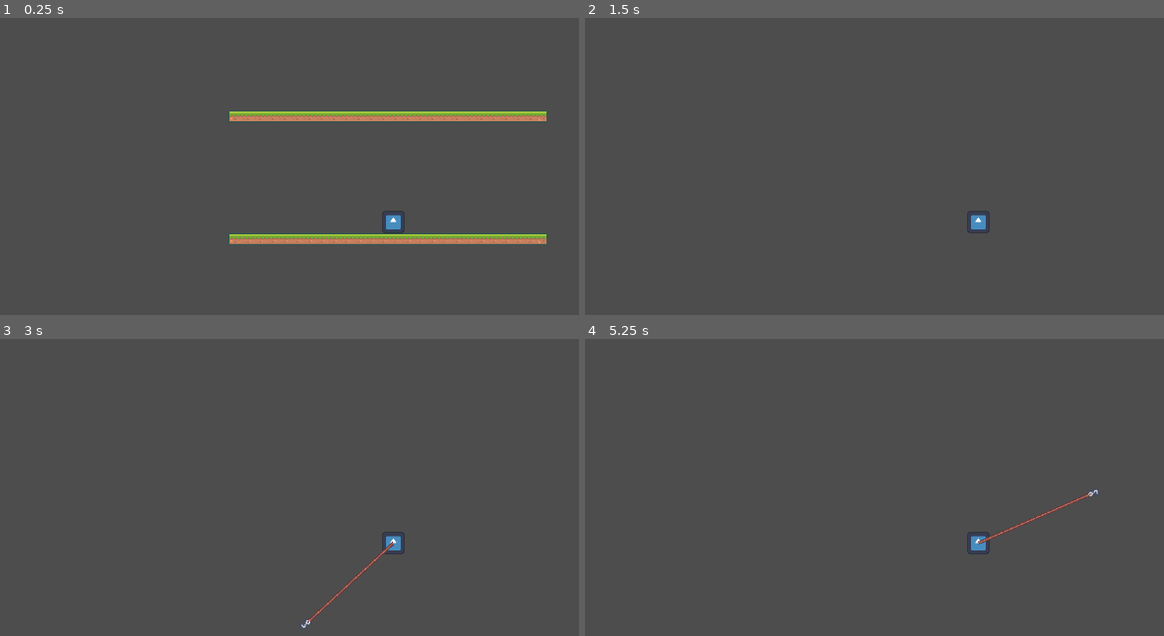
Above: before the commit, frames 1-4 (two rows, left to right).
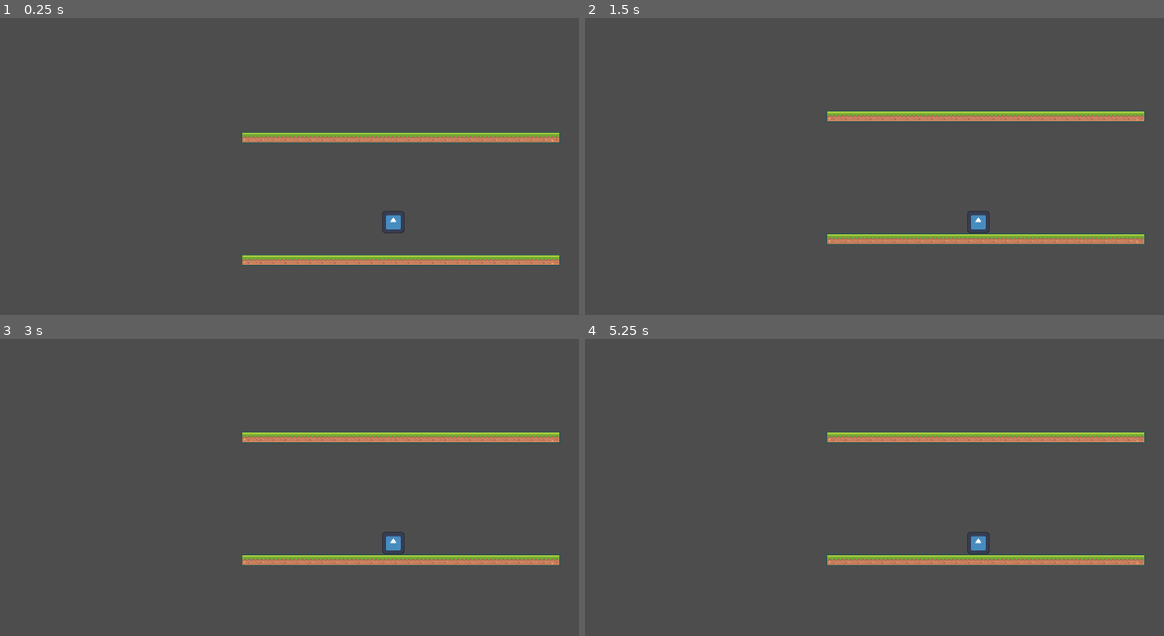
Above: after the commit, the same moments.

Repository: 10Zeeko/Grapls
Game: Godot game, scene res://Levels/level_test.tscn
Same seed, same stepped clock (60 frames per second), same inputs: the game is played once before the commit and once after it. The engine's default icon, where the game draws it, is replaced by a stand-in: a white triangle on a blue panel in a dark square.
Inputs (mouse positions are in pixels of both pictures, inside the frame that each line leads up to):
- Up to frame 1 (0.25 s): no input
- Up to frame 2 (1.5 s): move the mouse to (1152, 199) at 0.52 s; hold D (right) from 0.53 s (still down); tap Space (jump) at 0.6, 0.77, 1.07, 1.35 s; click (1152, 199) at 0.67 s; move the mouse to (822, 243) at 1.27 s
- Up to frame 3 (3 s): tap Space (jump) at 1.52, 1.82, 2.1, 2.75, 2.85 s; tap Enter at 2 s; move the mouse to (474, 445) at 2.02 s; release D (right) at 2.03 s; hold A (left) 2.03-2.78 s; move the mouse to (353, 630) at 2.77 s; hold D (right) from 2.78 s (still down); click (353, 630) at 2.92 s
- Up to frame 4 (5.25 s): tap Space (jump) at 3.02, 3.32, 3.6, 3.77, 4.07, 4.25, 4.35, 4.52, 4.82, 5.1 s; tap Enter at 3.5, 5 s; move the mouse to (outside the picture) at 3.52 s; move the mouse to (741, 475) at 4.27 s; release D (right) at 4.28 s; hold A (left) 4.28-5.03 s; move the mouse to (1019, 543) at 5.02 s; hold D (right) from 5.03 s (still down); click (1019, 543) at 5.17 s

The runs differ from the first frame. In frame 1, 8.6% of the frame differs, in the area x 39-97%, y 31-84%; in frame 2, 4.4%; in frame 3, 4.5%; in frame 4, 4.6%.
Error after the commit: Parse Error: Expected indented block after function declaration. (res://GameNodes/Player/player_controller.gd:57)

Commit message:
New player controller in progress

Diff:
--- /dev/null
+++ b/GameNodes/Player/player_controller.gd
@@ -0,0 +1,57 @@
+extends RigidBody2D
+
+enum State {
+	IDLE,
+	WALK,
+	JUMP,
+	GRAPLING
+}
+
+var current_state = State.IDLE
+
+# Player speed
+var speed = 200
+# Jump force
+var jump_force = 300
+
+func _physics_process(delta):
+	match current_state:
+		State.IDLE:
+			idle_state()
+		State.WALK:
+			walk_state()
+		State.JUMP:
+			jump_state()
+		State.GRAPLING:
+			grapling_state()
+
+func idle_state():
+	# Code for idle state
+	if Input.is_action_pressed('right') or Input.is_action_pressed('left'):
+		current_state = State.WALK
+	elif Input.is_action_just_pressed('jump'):
+		current_state = State.JUMP
+
+func walk_state():
+	# Code for walk state
+	var velocity = Vector2.ZERO
+
+	if Input.is_action_pressed('right'):
+		velocity.x += speed
+	if Input.is_action_pressed('left'):
+		velocity.x -= speed
+
+	# Apply horizontal movement
+	self.linear_velocity.x = velocity.x
+
+	if Input.is_action_just_pressed('jump'):
+		current_state = State.JUMP
+	elif not Input.is_action_pressed('right') and not Input.is_action_pressed('left'):
+		current_state = State.IDLE
+
+func jump_state():
+	# Code for jump state
+	self.linear_velocity.y = -jump_force
+	current_state = State.IDLE
+
+func grapling_state():
--- /dev/null
+++ b/GameNodes/Player/player_controller.tscn
@@ -0,0 +1,24 @@
+[gd_scene load_steps=6 format=3 uid="uid://dxlv3rw4hle1s"]
+
+[ext_resource type="Script" path="res://GameNodes/Player/player_controller.gd" id="1_4pjk5"]
+[ext_resource type="Texture2D" uid="uid://cea2ovbikc30v" path="res://icon.svg" id="1_pnmlq"]
+[ext_resource type="Script" path="res://Scripts/Player/Camera2D.gd" id="3_nad11"]
+[ext_resource type="PackedScene" uid="uid://b6vx2yqsr2bbh" path="res://GameNodes/Player/arm.tscn" id="4_vrdh2"]
+
+[sub_resource type="RectangleShape2D" id="RectangleShape2D_kp85l"]
+size = Vector2(32, 32)
+
+[node name="PlayerController" type="RigidBody2D"]
+script = ExtResource("1_4pjk5")
+
+[node name="Sprite2D" type="Sprite2D" parent="."]
+scale = Vector2(0.25, 0.25)
+texture = ExtResource("1_pnmlq")
+
+[node name="CollisionShape2D" type="CollisionShape2D" parent="."]
+shape = SubResource("RectangleShape2D_kp85l")
+
+[node name="Camera2D" type="Camera2D" parent="."]
+script = ExtResource("3_nad11")
+
+[node name="Arm" parent="." instance=ExtResource("4_vrdh2")]
--- a/Levels/level_test.tscn
+++ b/Levels/level_test.tscn
@@ -1,7 +1,7 @@
 [gd_scene load_steps=5 format=3 uid="uid://iobrfudxo128"]
 
 [ext_resource type="Texture2D" uid="uid://1n4wkx2ur0ci" path="res://Sprites/Tiles/tiles_packed.png" id="1_14omo"]
-[ext_resource type="PackedScene" uid="uid://bk4r0mxmdh132" path="res://GameNodes/Player/Player.tscn" id="2_xtm5s"]
+[ext_resource type="PackedScene" uid="uid://dxlv3rw4hle1s" path="res://GameNodes/Player/player_controller.tscn" id="2_vqhfh"]
 
 [sub_resource type="TileSetAtlasSource" id="TileSetAtlasSource_2eue3"]
 texture = ExtResource("1_14omo")
@@ -572,5 +572,5 @@
 format = 2
 layer_0/tile_data = PackedInt32Array(-65536, 131072, 0, -65535, 131072, 0, -65534, 131072, 0, -65533, 131072, 0, -65532 …(890 unchanged characters)…
 
-[node name="CharacterBody2D" parent="." instance=ExtResource("2_xtm5s")]
-position = Vector2(41, -122)
+[node name="PlayerController" parent="." instance=ExtResource("2_vqhfh")]
+position = Vector2(26, -93)
